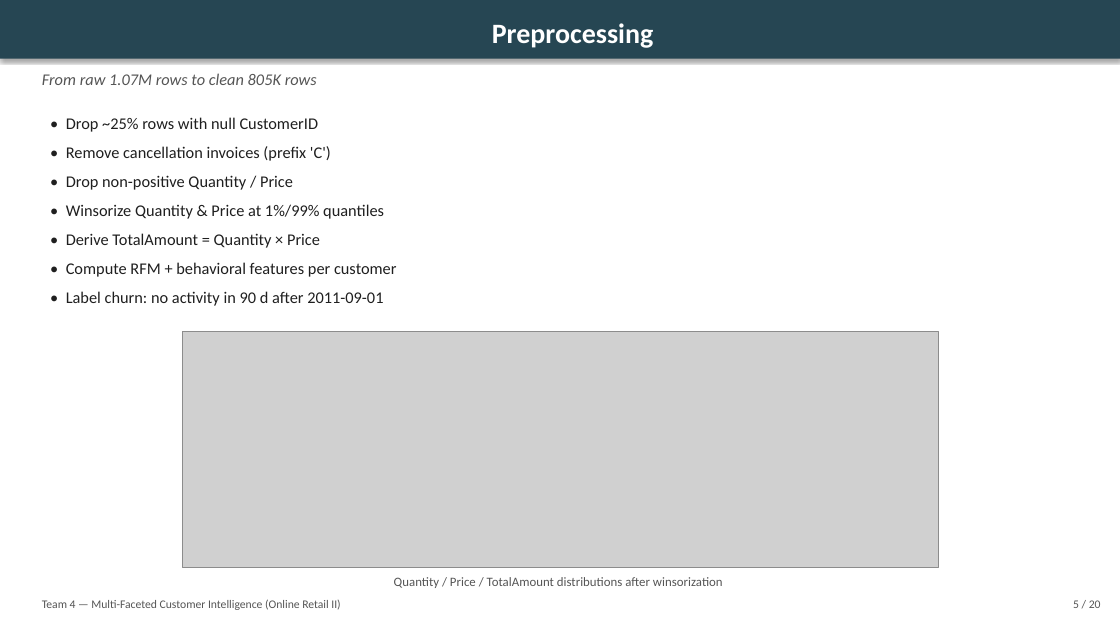
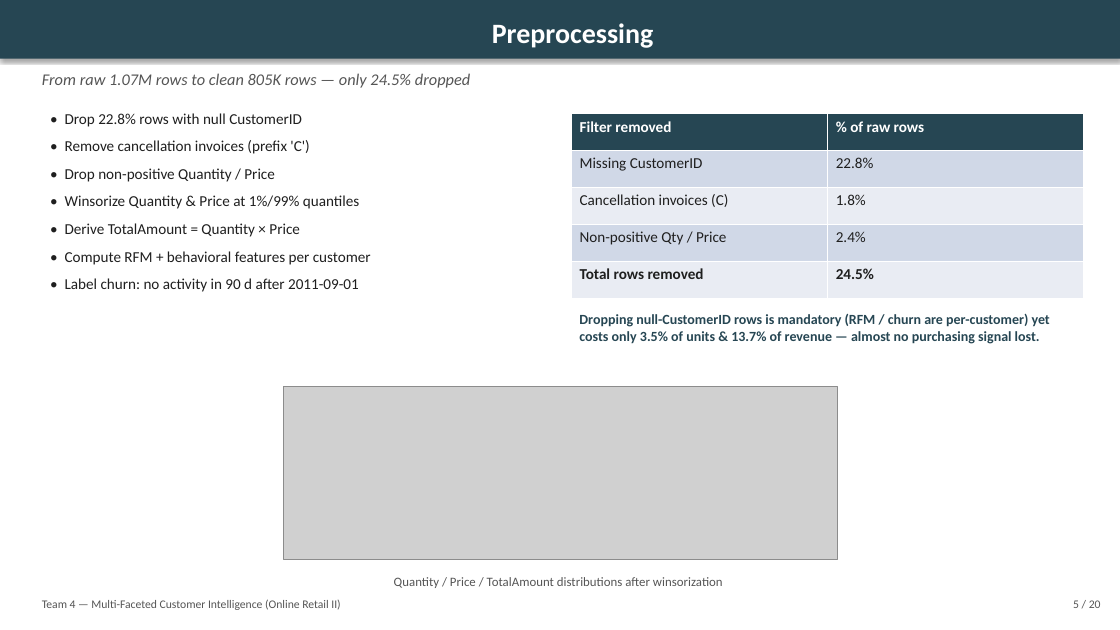
Before and after one commit to DCSlucifer/Multi-Faceted-Customer-Intelligence-for-E-commerce, a slide deck: slide 5 of reports/slides.pptx. Drawn at 1120x630 pixels with LibreOffice and Linux fonts; fonts in the diff are those of the drawing; grey boxes stand for pictures. Boxes give left, top, right and bottom in pixels: in the first picture for what was removed or moved away, otherwise in the second. Text is boxed around its words. In the diff, an @@ line names an element or a change of style, - is before the commit and + after.

Commit message:
docs: expand report and slide evidence
Add self-contained Overleaf figures and strengthen the methodology/results narrative. Update cleaning justification, slide generation logic, and regenerated slide artifacts.

```diff
--- a/reports/slides.pptx
+++ b/reports/slides.pptx
@@ text at bbox=[42, 73, 470, 88]: text changed @@
-From raw 1.07M rows to clean 805K rows
+From raw 1.07M rows to clean 805K rows — only 24.5% dropped
@@ text at bbox=[65, 113, 302, 127]: text changed; size 14 to 13 pt @@
-• Drop ~25% rows with null CustomerID
+• Drop 22.8% rows with null CustomerID
@@ table added at bbox=[571, 113, 1084, 298], 5 rows, 2 columns @@
+Filter removed | % of raw rows
+Missing CustomerID | 22.8%
+Cancellation invoices (C) | 1.8%
+Non-positive Qty / Price | 2.4%
+Total rows removed | 24.5%
@@ text at bbox=[65, 140, 371, 292]: size 14 to 13 pt in "• Remove cancellation invoices (prefix 'C')", "• Drop non-positive Quantity / Price", "• Winsorize Quantity & Price at 1%/99% ...", "• Derive TotalAmount = Quantity × Price" and 2 more places @@
@@ text added at bbox=[579, 314, 1050, 344], 12 pt, text #264653, bold @@
+Dropping null-CustomerID rows is mandatory (RFM / churn are per-customer) yet costs only 3.5% of units & 13.7% of revenue — almost no purchasing signal lost.
@@ picture: place and size @@
-picture at bbox=[182, 332, 939, 567]
+picture at bbox=[283, 386, 838, 560]
```
Also in this commit, not shown: 3 other slides changed, 18 other files.
